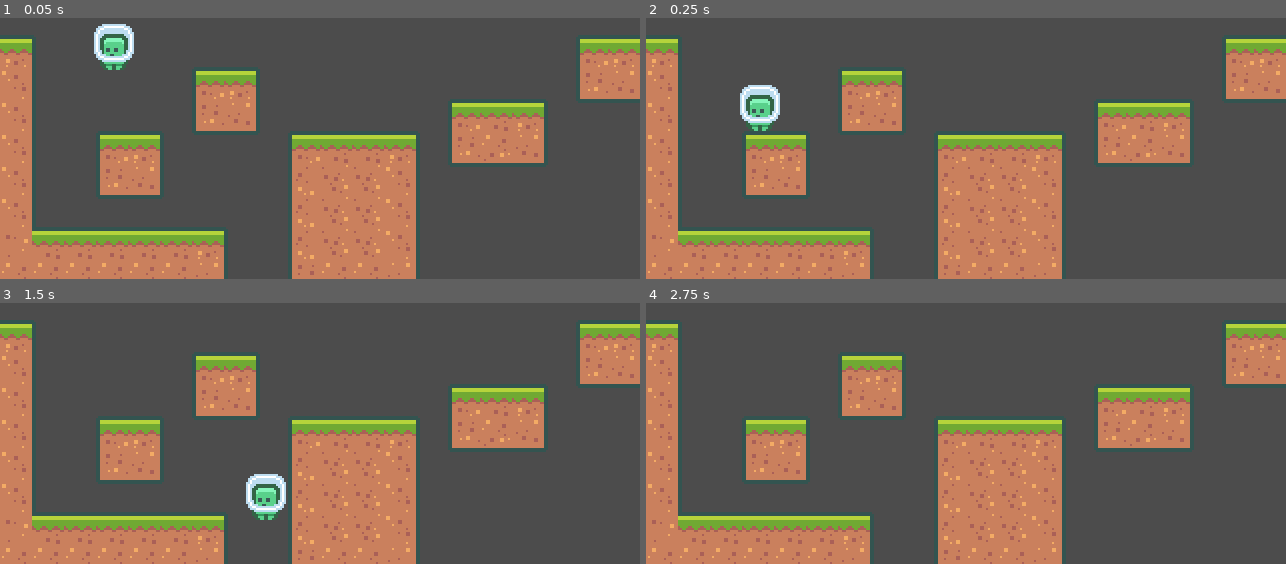
Above: before the commit, frames 1-4 (two rows, left to right).
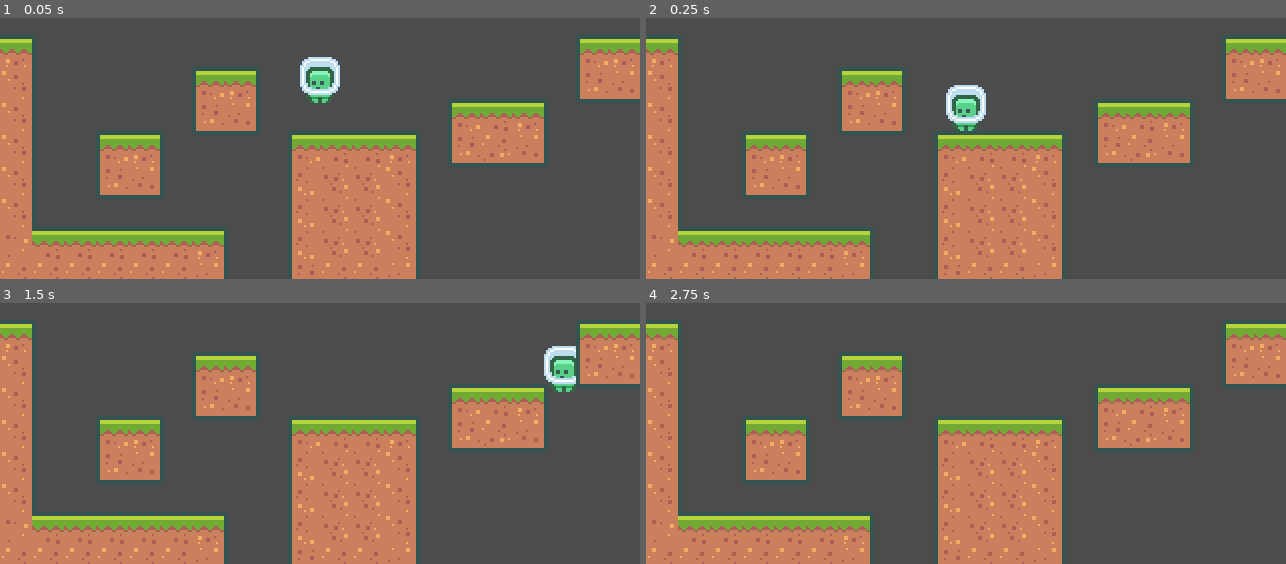
Above: after the commit, the same moments.

Repository: RezaPouya/2D-Platformer-Course
Game: Godot game, scene res://scenes/Root.tscn
Same seed, same stepped clock (60 frames per second), same inputs: the game is played once before the commit and once after it.
Inputs:
- Up to frame 1 (0.05 s): no input
- Up to frame 2 (0.25 s): no input
- Up to frame 3 (1.5 s): tap Enter at 0.5 s; hold Right (move_right) from 0.53 s (still down); tap Space (jump) at 0.77 s
- Up to frame 4 (2.75 s): tap Space (jump) at 1.52 s; release Right (move_right) at 2.03 s; hold Left (move_left) from 2.03 s (still down)

The runs differ from the first frame. In frame 1, 1.9% of the frame differs, in the area x 14-54%, y 2-33%; in frame 2, 1.9%; in frame 3, 1.7%; in frame 4, nothing differs.

Commit message:
season 1 is done

Diff:
--- a/project.godot
+++ b/project.godot
@@ -20,7 +20,7 @@
 window/size/height=180
 window/size/test_width=1920
 window/size/test_height=1080
-window/stretch/mode="2d"
+window/stretch/mode="viewport"
 window/stretch/aspect="keep_height"
 
 [gui]
@@ -54,4 +54,5 @@
 
 [rendering]
 
+2d/snapping/use_gpu_pixel_snap=true
 environment/default_environment="res://default_env.tres"
--- /dev/null
+++ b/scenes/Player.tscn
@@ -0,0 +1,18 @@
+[gd_scene load_steps=4 format=2]
+
+[ext_resource path="res://assets/player/character_0000.png" type="Texture" id=1]
+[ext_resource path="res://scripts/player/Player.gd" type="Script" id=2]
+
+[sub_resource type="RectangleShape2D" id=1]
+extents = Vector2( 6, 8 )
+
+[node name="Player" type="KinematicBody2D"]
+script = ExtResource( 2 )
+
+[node name="Sprite" type="Sprite" parent="."]
+position = Vector2( 0, -12 )
+texture = ExtResource( 1 )
+
+[node name="CollisionShape2D" type="CollisionShape2D" parent="."]
+position = Vector2( 0, -8 )
+shape = SubResource( 1 )
--- a/scenes/Root.tscn
+++ b/scenes/Root.tscn
@@ -1,25 +1,11 @@
-[gd_scene load_steps=5 format=2]
+[gd_scene load_steps=3 format=2]
 
 [ext_resource path="res://resources/tileset.tres" type="TileSet" id=1]
-[ext_resource path="res://assets/player/character_0000.png" type="Texture" id=2]
-[ext_resource path="res://scripts/player/Player.gd" type="Script" id=3]
-
-[sub_resource type="RectangleShape2D" id=1]
-extents = Vector2( 6, 8 )
+[ext_resource path="res://scenes/Player.tscn" type="PackedScene" id=2]
 
 [node name="Root" type="Node"]
 
-[node name="Player" type="KinematicBody2D" parent="."]
-position = Vector2( 98, 24 )
-script = ExtResource( 3 )
-
-[node name="Sprite" type="Sprite" parent="Player"]
-position = Vector2( -201, -52 )
-texture = ExtResource( 2 )
-
-[node name="CollisionShape2D" type="CollisionShape2D" parent="Player"]
-position = Vector2( -201, -48 )
-shape = SubResource( 1 )
+[node name="Player" parent="." instance=ExtResource( 2 )]
 
 [node name="Camera2D" type="Camera2D" parent="."]
 current = true
--- a/scripts/player/Player.gd
+++ b/scripts/player/Player.gd
@@ -23,17 +23,18 @@
 
 # Called every frame. 'delta' is the elapsed time since the previous frame.
 func _process(delta):
-	var moveVector = setInitialmoveVector()
+	var moveVector = getInitialmoveVector()
 
 	velocity.x += moveVector.x * horizontalAcceleration * delta
+
 	if (moveVector.x == 0):
 		velocity.x = lerp(0, velocity.x, pow(2, -50 * delta))
 
 	velocity.x += moveVector.x * horizontalAcceleration * delta
 
 	# if we dont have any input in x , we gonna decelarate
+		# velocity.x = lerp(velocity.x , 0 , 0.1)
 	if(velocity.x == 0):
-		# velocity.x = lerp(velocity.x , 0 , 0.1)
 		velocity.x = lerp( 0 , velocity.x , pow(2 , -50 * delta)) # frame rate independent lerp
 
 	# this is gonna prevent us to go above speed limit
@@ -49,7 +50,7 @@
 
 	velocity = move_and_slide(velocity, Vector2.UP)
 
-func setInitialmoveVector():
+func getInitialmoveVector():
 	var moveVector = Vector2.ZERO
 	moveVector.x = Input.get_action_strength("move_right") - Input.get_action_strength("move_left")
 	moveVector.y = -1 if Input.is_action_just_pressed("jump") else 0
